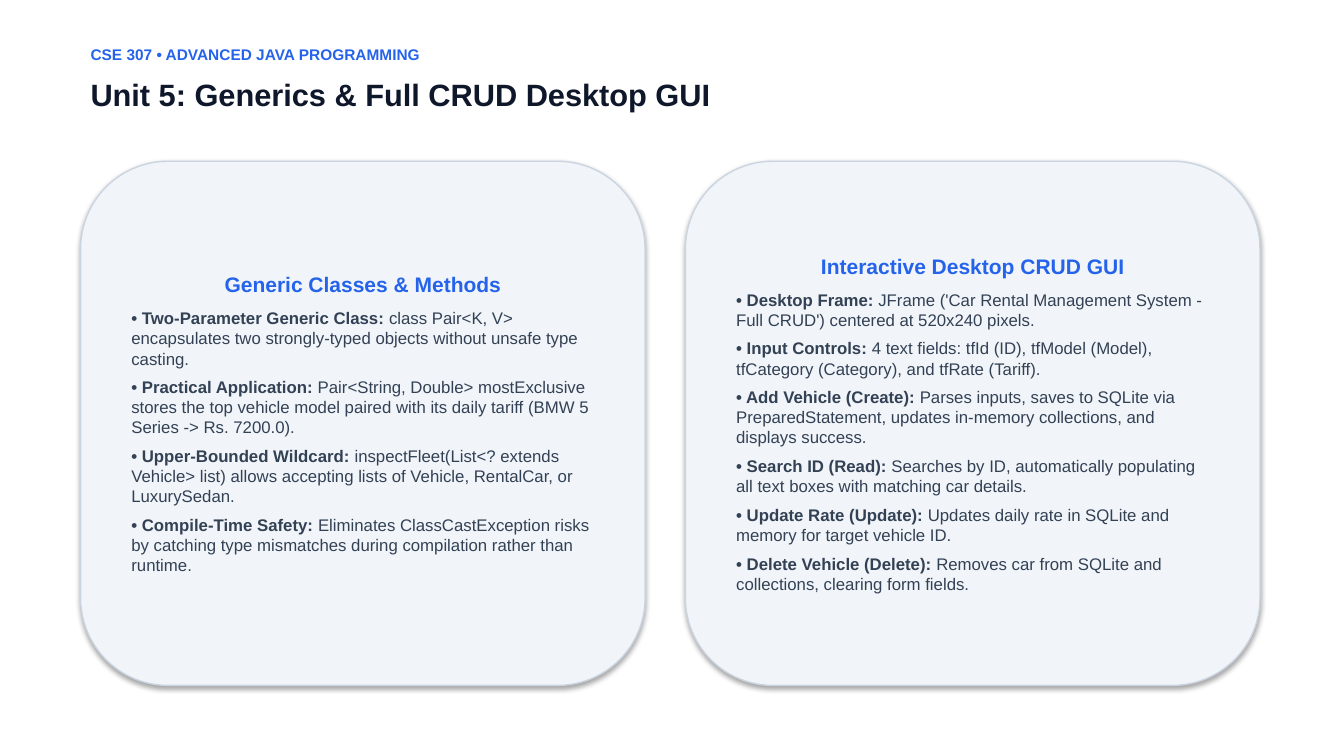
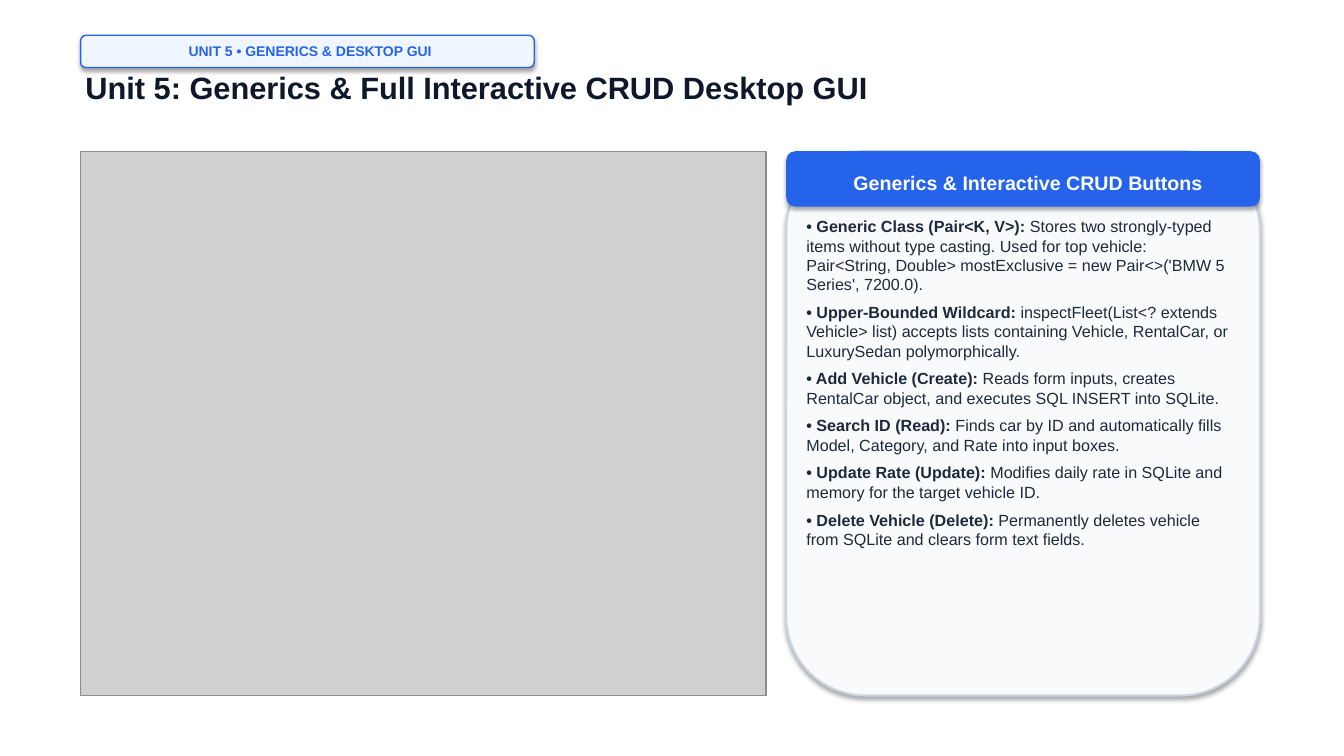
Before and after one commit to aarushdubey/car-rental-system-java, a slide deck: slide 9 of Car_Rental_System_Presentation.pptx. Drawn at 1344x756 pixels with LibreOffice and Linux fonts; fonts in the diff are those of the drawing; grey boxes stand for pictures. Boxes give left, top, right and bottom in pixels: in the first picture for what was removed or moved away, otherwise in the second. Text is boxed around its words. In the diff, an @@ line names an element or a change of style, - is before the commit and + after.

```diff
--- a/Car_Rental_System_Presentation.pptx
+++ b/Car_Rental_System_Presentation.pptx
@@ rounded rectangle added at [81, 35, 534, 68], fill #EFF6FF, outline #2563EB 1 pt, 10 pt, text #2563EB, bold @@
+UNIT 5 • GENERICS & DESKTOP GUI
@@ text removed at [91, 49, 420, 60] @@
-CSE 307 • ADVANCED JAVA PROGRAMMING
@@ text at [85, 76, 868, 104]: text changed @@
-Unit 5: Generics & Full CRUD Desktop GUI
+Unit 5: Generics & Full Interactive CRUD Desktop GUI
@@ rounded rectangle removed at [81, 161, 645, 686] @@
-Generic Classes & Methods
-• Two-Parameter Generic Class: class Pair<K, V> encapsulates two strongly-typed objects without unsafe type casting.
-• Practical Application: Pair<String, Double> mostExclusive stores the top vehicle model paired with its daily tariff (BMW 5 Series -> Rs. 7200.0).
-• Upper-Bounded Wildcard: inspectFleet(List<? extends Vehicle> list) allows accepting lists of Vehicle, RentalCar, or LuxurySedan.
-• Compile-Time Safety: Eliminates ClassCastException risks by catching type mismatches during compilation rather than runtime.
@@ picture added at [81, 151, 766, 696] @@
@@ rounded rectangle: place and size @@
-rounded rectangle at [686, 161, 1260, 686]
+rounded rectangle at [786, 151, 1260, 696]
@@ rounded rectangle at [786, 151, 1260, 696]: fill #F1F5F9 to #F8FAFC; outline #CBD5E1 1 pt to #CBD5E1 1.5 pt @@
@@ rounded rectangle added at [786, 151, 1260, 207], fill #2563EB, 14 pt, text #FFFFFF, bold @@
+Generics & Interactive CRUD Buttons
@@ text added at [806, 220, 1228, 548], 11.5 pt, text #1E293B @@
+• Generic Class (Pair<K, V>): Stores two strongly-typed items without type casting. Used for top vehicle: Pair<String, Double> mostExclusive = new Pair<>('BMW 5 Series', 7200.0).
+• Upper-Bounded Wildcard: inspectFleet(List<? extends Vehicle> list) accepts lists containing Vehicle, RentalCar, or LuxurySedan polymorphically.
+• Add Vehicle (Create): Reads form inputs, creates RentalCar object, and executes SQL INSERT into SQLite.
+• Search ID (Read): Finds car by ID and automatically fills Model, Category, and Rate into input boxes.
+• Update Rate (Update): Modifies daily rate in SQLite and memory for the target vehicle ID.
+• Delete Vehicle (Delete): Permanently deletes vehicle from SQLite and clears form text fields.
@@ text in rounded rectangle at [736, 258, 1195, 594]: text removed @@
-Interactive Desktop CRUD GUI
-• Desktop Frame: JFrame ('Car Rental Management System - Full CRUD') centered at 520x240 pixels.
-• Input Controls: 4 text fields: tfId (ID), tfModel (Model), tfCategory (Category), and tfRate (Tariff).
-• Add Vehicle (Create): Parses inputs, saves to SQLite via PreparedStatement, updates in-memory collections, and displays success.
-• Search ID (Read): Searches by ID, automatically populating all text boxes with matching car details.
-• Update Rate (Update): Updates daily rate in SQLite and memory for target vehicle ID.
-• Delete Vehicle (Delete): Removes car from SQLite and collections, clearing form fields.
```
Also in this commit, not shown: 7 other slides changed, 2 slides added, 2 slides removed, 5 other files.
